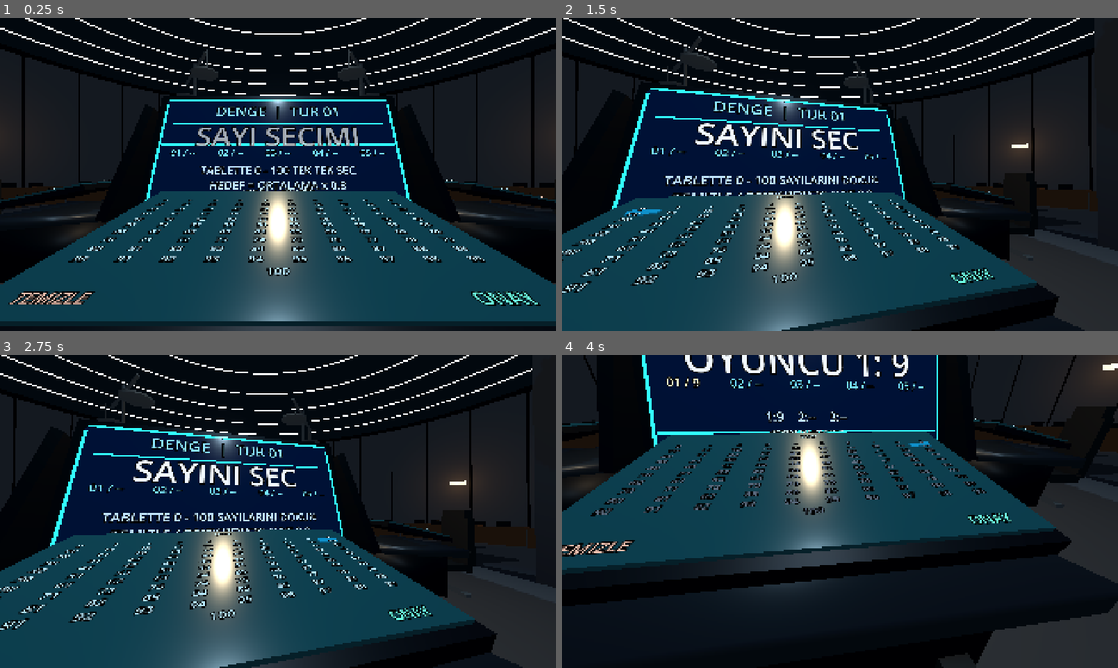
Above: before the commit, frames 1-4 (two rows, left to right).
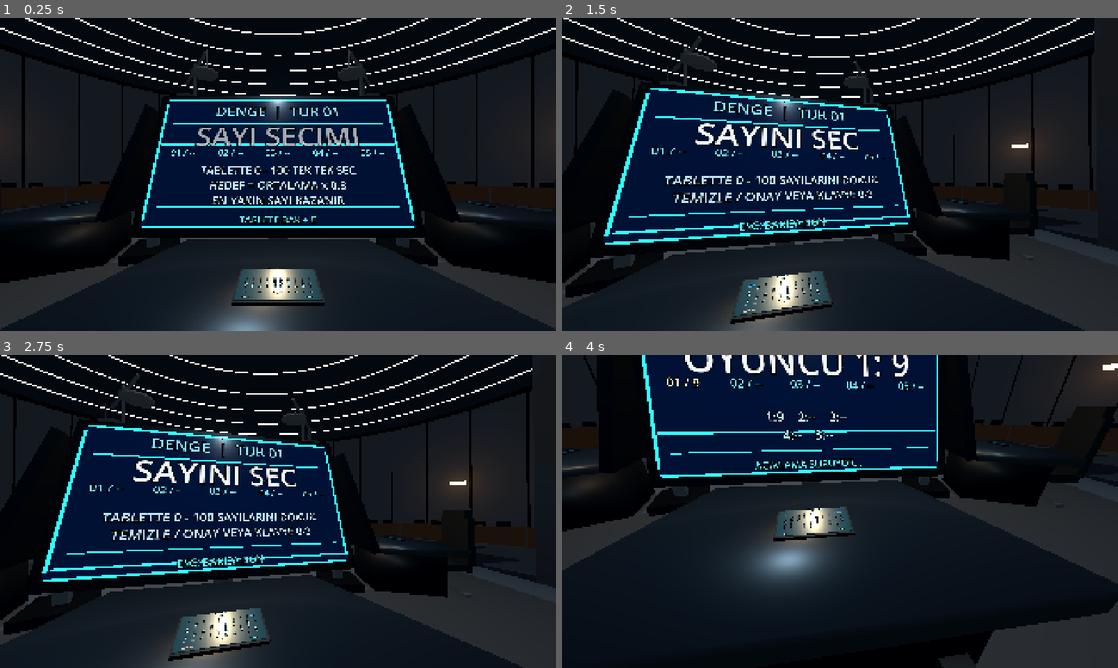
Above: after the commit, the same moments.

Repository: SerkanAydin06/DENGE
Game: Godot game, scene res://scenes/game_room.tscn
Same seed, same stepped clock (60 frames per second), same inputs: the game is played once before the commit and once after it.
Inputs (mouse positions are in pixels of both pictures, inside the frame that each line leads up to):
- Up to frame 1 (0.25 s): no input
- Up to frame 2 (1.5 s): tap Enter at 0.5 s; move the mouse to (867, 174) at 0.52 s; tap E at 0.6 s; click (867, 174) at 0.67 s; move the mouse to (728, 190) at 1.27 s; tap 0 at 1.35 s; click (728, 190) at 1.42 s
- Up to frame 3 (2.75 s): tap Space at 2 s; move the mouse to (333, 442) at 2.02 s; tap 9 at 2.1 s; click (333, 442) at 2.17 s
- Up to frame 4 (4 s): tap Enter at 2.75, 3.6 s; move the mouse to (812, 574) at 2.77 s; tap Backspace at 2.85 s; click (812, 574) at 2.92 s; tap Space at 3.5 s; move the mouse to (878, 514) at 3.52 s; click (878, 514) at 3.67 s

The runs differ from the first frame. In frame 1, 33% of the frame differs, in the area x 0-100%, y 51-100%; in frame 2, 30%; in frame 3, 30%; in frame 4, 31%.

Commit message:
Resize 101-number tablet to standard handheld size resting flat on desk

Diff:
--- a/scenes/props/player_station.tscn
+++ b/scenes/props/player_station.tscn
@@ -137,7 +137,9 @@
 mesh = ExtResource("mesh_body")
 
 [node name="TouchConsole" type="Node3D" parent="Desk" unique_id=905380867]
-transform = Transform3D(1, 0, 0, 0, 0.2419219, 0.9702957, 0, -0.9702957, 0.2419219, 0, 1.14, -0.8)
+position = Vector3(0, 0.935, -0.76)
+rotation_degrees = Vector3(-82, 0, 0)
+scale = Vector3(0.22, 0.22, 0.22)
 
 [node name="ConsoleHousing" type="MeshInstance3D" parent="Desk/TouchConsole" unique_id=1554543729]
 material_override = ExtResource("m_dark_metal")
